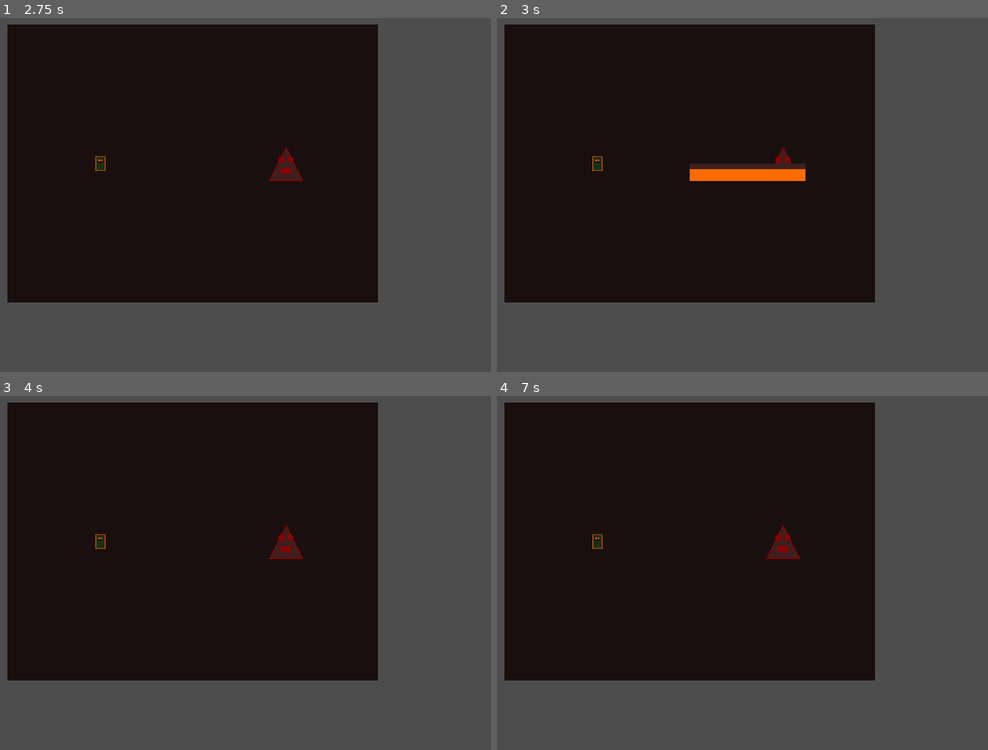
Above: before the commit, frames 1-4 (two rows, left to right).
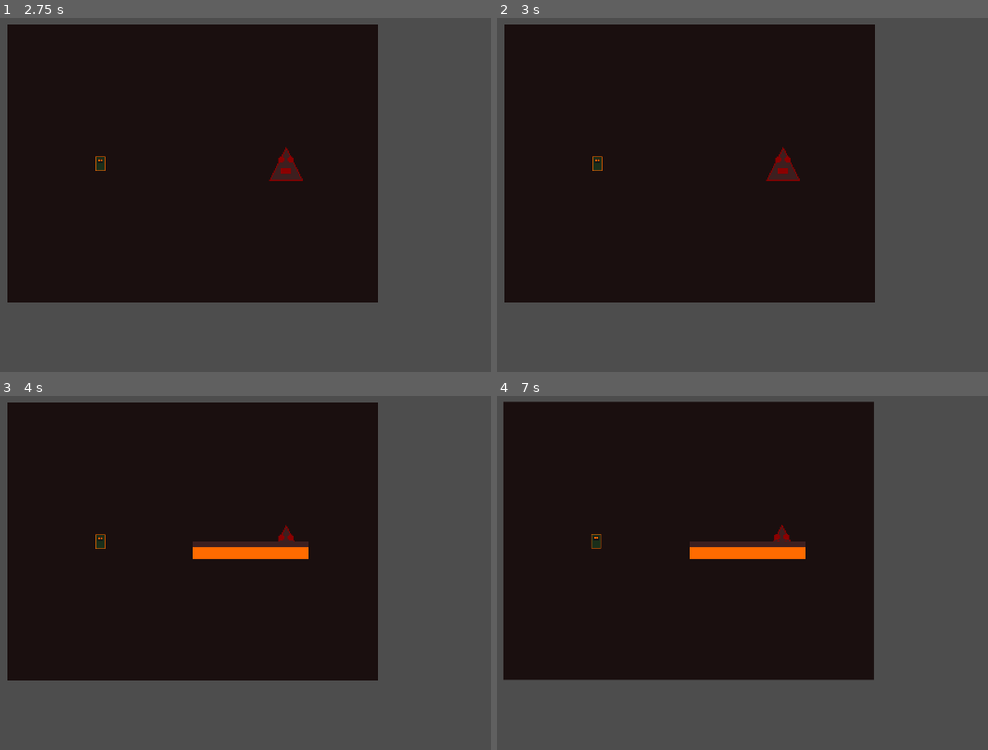
Above: after the commit, the same moments.

Repository: baltazarparra/darkgrid
Game: Godot game, scene res://scenes/exploration/exploration.tscn
Two runs of this game, one before a commit and one after it. Both use one fixed random seed, a clock stepped at 60 frames per second and the inputs below.
Inputs (mouse positions are in pixels of both pictures, inside the frame that each line leads up to):
- Up to frame 1 (2.75 s): tap Enter (ui_accept) at 0.5, 0.77, 1.25, 2 s; move the mouse to (353, 141) at 0.52 s; hold Right (ui_right) 0.53-1.25 s; hold Shift 0.53-1.25 s; click (353, 141) at 0.67 s; drag from (44, 184) to (157, 248) at 1.27 s; move the mouse to (265, 71) at 2.02 s; hold Right (ui_right) from 2.03 s (still down); tap Ctrl at 2.1 s
- Up to frame 2 (3 s): release Right (ui_right) at 2.75 s; tap Enter (ui_accept) at 2.75 s; drag from (654, 248) to (outside the picture) at 2.77 s
- Up to frame 3 (4 s): tap Enter (ui_accept) at 3.5, 3.77 s; move the mouse to (417, 604) at 3.52 s; hold Left (ui_left) from 3.53 s (still down); tap Alt at 3.6 s
- Up to frame 4 (7 s): release Left (ui_left) at 4.25 s; drag from (outside the picture) to (580, 438) at 4.27 s; tap Enter (ui_accept) at 5, 6.77 s; move the mouse to (727, 541) at 5.02 s; hold Down (ui_down) 5.03-5.75 s; hold Shift 5.03-5.75 s; click (727, 541) at 5.17 s; drag from (580, 438) to (541, 562) at 5.77 s; move the mouse to (850, 519) at 6.52 s; hold Up (ui_up) from 6.53 s (still down); tap Ctrl at 6.6 s

Frame 1 is identical in both runs. In frame 2, 1.1% of the frame differs, in the area x 39-63%, y 41-47%; in frame 3, 1.1%; in frame 4, 1.9%, in the area x 1-77%, y 1-81%.

Commit message:
fase-3-wave-1: enemy state machine + attack pattern resource
- AttackPattern (Resource) com durações de ciclo + campos multi-strike
- EnemyStateMachine (IDLE→WIND_UP→ATTACK→COOLDOWN), cede turno via pattern_finished
- Criatura expõe state_machine + attack_pattern
- ArenaManager refatorado: remove _windup_timer, dirige inimigo por sinais
- enemy_scene (genérico) + GameState.next_enemy_scene para Fase 4
- 4 testes GUT novos (20/20 passando)

Co-Authored-By: Claude Opus 4.8 <noreply@anthropic.com>

Diff:
--- /dev/null
+++ b/resources/attack_patterns/criatura_pattern.tres
@@ -0,0 +1,13 @@
+[gd_resource type="Resource" script_class="AttackPattern" load_steps=2 format=3 uid="uid://criatura_pattern"]
+
+[ext_resource type="Script" path="res://scripts/entities/attack_pattern.gd" id="1_pattern"]
+
+[resource]
+script = ExtResource("1_pattern")
+idle_duration = 0.3
+wind_up_duration = 0.5
+attack_duration = 1.0
+cooldown_duration = 2.0
+damage_multiplier = 1.0
+strike_count = 1
+strike_delay = 0.4
--- a/scenes/arena/arena.tscn
+++ b/scenes/arena/arena.tscn
@@ -10,7 +10,7 @@
 [node name="Arena" type="Node2D"]
 script = ExtResource("1_manager")
 caipora_combat_scene = ExtResource("2_caipora")
-criatura_scene = ExtResource("3_criatura")
+enemy_scene = ExtResource("3_criatura")
 
 [node name="Background" type="ColorRect" parent="."]
 offset_right = 640.0
--- a/scenes/arena/criatura.tscn
+++ b/scenes/arena/criatura.tscn
@@ -1,8 +1,10 @@
-[gd_scene load_steps=5 format=3 uid="uid://criatura_arena"]
+[gd_scene load_steps=7 format=3 uid="uid://criatura_arena"]
 
 [ext_resource type="Script" path="res://scripts/entities/criatura.gd" id="1_script"]
 [ext_resource type="SpriteFrames" path="res://assets/sprites/criatura_sprite_frames.tres" id="2_frames"]
 [ext_resource type="Script" path="res://scripts/shared/health_component.gd" id="3_health"]
+[ext_resource type="Script" path="res://scripts/entities/enemy_state_machine.gd" id="4_sm"]
+[ext_resource type="AttackPattern" path="res://resources/attack_patterns/criatura_pattern.tres" id="5_pattern"]
 
 [sub_resource type="RectangleShape2D" id="RectangleShape2D_64x64"]
 size = Vector2(64, 64)
@@ -10,6 +12,7 @@
 [node name="Criatura" type="CharacterBody2D"]
 script = ExtResource("1_script")
 base_attack_damage = 12
+attack_pattern = ExtResource("5_pattern")
 
 [node name="AnimatedSprite2D" type="AnimatedSprite2D" parent="."]
 sprite_frames = ExtResource("2_frames")
@@ -22,3 +25,6 @@
 [node name="HealthComponent" type="Node" parent="."]
 script = ExtResource("3_health")
 max_health = 80
+
+[node name="EnemyStateMachine" type="Node" parent="."]
+script = ExtResource("4_sm")
--- a/scripts/arena/arena_manager.gd
+++ b/scripts/arena/arena_manager.gd
@@ -2,28 +2,23 @@
 extends Node2D
 
 @export var caipora_combat_scene: PackedScene
-@export var criatura_scene: PackedScene
+## Cena do inimigo. Default = Criatura; pode ser trocada por Boss (ou qualquer
+## CombatActor com EnemyStateMachine) sem o ArenaManager conhecer a classe.
+@export var enemy_scene: PackedScene
 
 var _caipora: CombatActor
-var _criatura: CombatActor
+var _enemy: Criatura
 var _timing_system: TimingSystem
 var _timing_cue: TimingCue
 var _feedback: FeedbackSystem
-var _windup_timer: Timer
 
 func _ready() -> void:
 	_timing_system = $TimingSystem
 	_timing_cue = $TimingCue
 	_feedback = $FeedbackSystem
 
-	_windup_timer = Timer.new()
-	_windup_timer.one_shot = true
-	_windup_timer.wait_time = 0.5
-	_windup_timer.timeout.connect(_on_windup_finished)
-	add_child(_windup_timer)
-
 	_spawn_caipora()
-	_spawn_criatura()
+	_spawn_enemy()
 	_start_caipora_turn()
 
 func _spawn_caipora() -> void:
@@ -35,18 +30,28 @@
 	add_child(_caipora)
 	_caipora.health.died.connect(_on_actor_died.bind(_caipora))
 
-func _spawn_criatura() -> void:
-	if criatura_scene == null:
-		push_error("ArenaManager: criatura_scene não atribuído")
+func _spawn_enemy() -> void:
+	# GameState pode definir o inimigo do próximo combate (ex: hub na Fase 4).
+	var scene := enemy_scene
+	if GameState.next_enemy_scene != null:
+		scene = GameState.next_enemy_scene
+		GameState.next_enemy_scene = null
+	if scene == null:
+		push_error("ArenaManager: enemy_scene não atribuído")
 		return
-	_criatura = criatura_scene.instantiate()
-	_criatura.position = Vector2(480, 240)
-	add_child(_criatura)
-	_criatura.health.died.connect(_on_actor_died.bind(_criatura))
+	_enemy = scene.instantiate()
+	_enemy.position = Vector2(480, 240)
+	add_child(_enemy)
+	_enemy.health.died.connect(_on_actor_died.bind(_enemy))
+	_enemy.state_machine.attack_started.connect(_on_enemy_attack_started)
+	_enemy.state_machine.pattern_finished.connect(_on_enemy_pattern_finished)
+
+func _both_alive() -> bool:
+	return _caipora.health.is_alive() and _enemy.health.is_alive()
 
 # ─── Turno da Caipora (Ataque) ─────────────────────
 func _start_caipora_turn() -> void:
-	if not _caipora.health.is_alive() or not _criatura.health.is_alive():
+	if not _both_alive():
 		return
 	_timing_system.timing_result.connect(_on_attack_timing_result)
 	_timing_cue.show_cue(1.5)
@@ -62,25 +67,27 @@
 		_feedback.trigger_screenshake(5.0, 0.2)
 
 	var damage := _caipora.execute_attack(is_critical)
-	_criatura.take_damage(damage)
-	_feedback.spawn_impact_particles(_criatura.position)
+	_enemy.take_damage(damage)
+	_feedback.spawn_impact_particles(_enemy.position)
 
-	if _criatura.health.is_alive():
+	if _enemy.health.is_alive():
 		await get_tree().create_timer(_caipora.attack_cooldown).timeout
-		_start_creature_turn()
+		_start_enemy_turn()
 
-# ─── Turno da Criatura (Defesa) ────────────────────
-func _start_creature_turn() -> void:
-	if not _caipora.health.is_alive() or not _criatura.health.is_alive():
+# ─── Turno do Inimigo (Defesa) ─────────────────────
+# A cadência (wind-up, golpes, cooldown) é dirigida pela EnemyStateMachine.
+func _start_enemy_turn() -> void:
+	if not _both_alive():
 		return
-	_windup_timer.start()
+	_enemy.state_machine.start_pattern(_enemy.attack_pattern)
 
-func _on_windup_finished() -> void:
-	if not _caipora.health.is_alive() or not _criatura.health.is_alive():
+func _on_enemy_attack_started() -> void:
+	if not _both_alive():
 		return
+	var window := _enemy.attack_pattern.attack_duration
 	_timing_system.timing_result.connect(_on_defense_timing_result)
-	_timing_cue.show_cue(1.0)
-	_timing_system.open_window(1.0, 0.4, 0.6)
+	_timing_cue.show_cue(window)
+	_timing_system.open_window(window, 0.4, 0.6)
 
 func _on_defense_timing_result(result: TimingSystem.TimingResult) -> void:
 	_timing_system.timing_result.disconnect(_on_defense_timing_result)
@@ -88,22 +95,24 @@
 	if result == TimingSystem.TimingResult.PERFECT:
 		_caipora.dodge_performed.emit()
 		var counter_damage := _caipora.execute_attack(true, Constants.DAMAGE_COUNTER_MULTIPLIER)
-		_criatura.take_damage(counter_damage)
+		_enemy.take_damage(counter_damage)
 		_feedback.trigger_screenshake(10.0, 0.35)
-		_feedback.spawn_impact_particles(_criatura.position)
+		_feedback.spawn_impact_particles(_enemy.position)
 	else:
-		var damage := _criatura.execute_attack(false)
+		var damage := _enemy.execute_attack(false)
 		_caipora.take_damage(damage)
 		_feedback.trigger_screenshake(8.0, 0.3)
 		_feedback.spawn_impact_particles(_caipora.position)
 
-	if _caipora.health.is_alive():
-		await get_tree().create_timer(_criatura.attack_cooldown).timeout
+func _on_enemy_pattern_finished() -> void:
+	if _both_alive():
 		_start_caipora_turn()
 
 # ─── Morte ─────────────────────────────────────────
 func _on_actor_died(actor: CombatActor) -> void:
-	var caipora_won := actor == _criatura
+	var caipora_won := actor == _enemy
+	if _enemy != null and is_instance_valid(_enemy):
+		_enemy.state_machine.stop()
 	_feedback.trigger_screenshake(20.0, 0.6)
 	_feedback.spawn_impact_particles(actor.position)
 
--- a/scripts/core/game_state.gd
+++ b/scripts/core/game_state.gd
@@ -6,6 +6,10 @@
 # ─── State ─────────────────────────────────────────
 var current_screen: SignalBus.Screen = SignalBus.Screen.MAIN_MENU
 var is_paused: bool = false
+
+# Inimigo do próximo combate. Se != null, o ArenaManager o usa e reseta.
+# Ponto único para a Fase 4 (hub) escolher encontros (ex: Boss).
+var next_enemy_scene: PackedScene = null
 
 # ─── Lifecycle ─────────────────────────────────────
 func _ready() -> void:
--- /dev/null
+++ b/scripts/entities/attack_pattern.gd
@@ -0,0 +1,17 @@
+class_name AttackPattern
+extends Resource
+
+## Dado puro que descreve o ritmo de ataque de um inimigo.
+## Salvo como .tres e consumido pela EnemyStateMachine — permite criar novos
+## padrões (Criatura, Boss, futuros inimigos) sem tocar em código.
+
+@export var idle_duration: float = 0.3
+@export var wind_up_duration: float = 0.5
+@export var attack_duration: float = 1.0
+@export var cooldown_duration: float = 2.0
+@export var damage_multiplier: float = 1.0
+
+## Multi-strike (Boss): número de golpes consecutivos por pattern.
+@export var strike_count: int = 1
+## Telegraph mais curto usado entre golpes consecutivos (golpes 2..N).
+@export var strike_delay: float = 0.4
--- a/scripts/entities/criatura.gd
+++ b/scripts/entities/criatura.gd
@@ -1,5 +1,12 @@
 class_name Criatura
 extends CombatActor
+
+## Inimigo da arena. Possui uma EnemyStateMachine (nó filho) que dirige seu
+## ciclo de ataque a partir de um AttackPattern. O ArenaManager apenas escuta.
+
+@export var attack_pattern: AttackPattern
+
+@onready var state_machine: EnemyStateMachine = $EnemyStateMachine
 
 func _ready() -> void:
 	super._ready()
@@ -8,3 +15,6 @@
 
 	if animated_sprite:
 		animated_sprite.scale = Vector2(2, 2)
+
+	if attack_pattern == null:
+		attack_pattern = preload("res://resources/attack_patterns/criatura_pattern.tres")
--- /dev/null
+++ b/scripts/entities/enemy_state_machine.gd
@@ -0,0 +1,80 @@
+class_name EnemyStateMachine
+extends Node
+
+## Controla autonomamente o ciclo de combate de um inimigo a partir de um
+## AttackPattern. O ArenaManager apenas escuta sinais — nunca dirige estados.
+##
+## Ciclo de um pattern (não auto-reinicia; cede o turno ao final):
+##   IDLE → WIND_UP → ATTACK → COOLDOWN → (pattern_finished)
+## Com strike_count > 1, após ATTACK volta a WIND_UP até esgotar os golpes.
+
+enum State { IDLE, WIND_UP, ATTACK, COOLDOWN }
+
+signal state_changed(new_state: State)
+signal attack_started
+signal attack_finished
+signal pattern_finished
+
+var _current_state: State = State.IDLE
+var _attack_pattern: AttackPattern
+var _state_timer: Timer
+var _strikes_remaining: int = 0
+
+func _ready() -> void:
+	_state_timer = Timer.new()
+	_state_timer.one_shot = true
+	_state_timer.timeout.connect(_on_state_timer_timeout)
+	add_child(_state_timer)
+
+## Inicia um pattern do zero. Chamado pelo ArenaManager no turno do inimigo.
+func start_pattern(pattern: AttackPattern) -> void:
+	_attack_pattern = pattern
+	_strikes_remaining = maxi(1, pattern.strike_count)
+	_transition_to(State.IDLE)
+
+## Interrompe o pattern imediatamente (ex: inimigo morre durante a sequência).
+func stop() -> void:
+	_state_timer.stop()
+	_current_state = State.IDLE
+
+func get_current_state() -> State:
+	return _current_state
+
+func _transition_to(new_state: State) -> void:
+	_current_state = new_state
+	state_changed.emit(new_state)
+	match new_state:
+		State.IDLE:
+			_start_timer(_attack_pattern.idle_duration)
+		State.WIND_UP:
+			# Golpes de follow-up usam o telegraph curto (strike_delay).
+			var is_first := _strikes_remaining == maxi(1, _attack_pattern.strike_count)
+			var windup: float = _attack_pattern.wind_up_duration if is_first else _attack_pattern.strike_delay
+			_start_timer(windup)
+		State.ATTACK:
+			attack_started.emit()
+			_start_timer(_attack_pattern.attack_duration)
+		State.COOLDOWN:
+			_start_timer(_attack_pattern.cooldown_duration)
+
+func _start_timer(duration: float) -> void:
+	_state_timer.wait_time = maxf(0.01, duration)
+	_state_timer.start()
+
+func _on_state_timer_timeout() -> void:
+	match _current_state:
+		State.IDLE:
+			_transition_to(State.WIND_UP)
+		State.WIND_UP:
+			_transition_to(State.ATTACK)
+		State.ATTACK:
+			attack_finished.emit()
+			_strikes_remaining -= 1
+			if _strikes_remaining > 0:
+				_transition_to(State.WIND_UP)
+			else:
+				_transition_to(State.COOLDOWN)
+		State.COOLDOWN:
+			# Pattern concluído. Não auto-reinicia: cede o turno ao ArenaManager.
+			_current_state = State.IDLE
+			pattern_finished.emit()
--- /dev/null
+++ b/tests/unit/test_enemy_state_machine.gd
@@ -0,0 +1,47 @@
+extends GutTest
+
+var _sm: EnemyStateMachine
+var _pattern: AttackPattern
+
+func before_each():
+    _sm = EnemyStateMachine.new()
+    _pattern = AttackPattern.new()
+    _pattern.idle_duration = 0.1
+    _pattern.wind_up_duration = 0.1
+    _pattern.attack_duration = 0.1
+    _pattern.cooldown_duration = 0.1
+    _pattern.strike_delay = 0.1
+    add_child_autofree(_sm)
+
+func test_idle_to_windup_transition():
+    _sm.start_pattern(_pattern)
+    var state: Array = [EnemyStateMachine.State.IDLE]
+    _sm.state_changed.connect(func(s): state[0] = s)
+    await get_tree().create_timer(0.15).timeout
+    assert_eq(state[0], EnemyStateMachine.State.WIND_UP)
+
+func test_full_cycle_idle_windup_attack_cooldown():
+    _sm.start_pattern(_pattern)
+    var states: Array = []
+    _sm.state_changed.connect(func(s): states.append(s))
+    await get_tree().create_timer(0.45).timeout
+    assert_eq(states.size(), 3)
+    assert_eq(states[0], EnemyStateMachine.State.WIND_UP)
+    assert_eq(states[1], EnemyStateMachine.State.ATTACK)
+    assert_eq(states[2], EnemyStateMachine.State.COOLDOWN)
+
+func test_pattern_finished_emitted_after_cooldown():
+    _sm.start_pattern(_pattern)
+    var finished: Array = [false]
+    _sm.pattern_finished.connect(func(): finished[0] = true)
+    await get_tree().create_timer(0.5).timeout
+    assert_true(finished[0])
+
+func test_multi_strike_opens_multiple_attacks():
+    _pattern.strike_count = 3
+    _sm.start_pattern(_pattern)
+    var attacks: Array = [0]
+    _sm.attack_started.connect(func(): attacks[0] += 1)
+    # idle(0.1) + 3x [windup(0.1) + attack(0.1)] + cooldown — folga generosa
+    await get_tree().create_timer(0.9).timeout
+    assert_eq(attacks[0], 3)
Not shown, added: scripts/entities/attack_pattern.gd.uid
Not shown, added: scripts/entities/enemy_state_machine.gd.uid
Not shown, added: tests/unit/test_enemy_state_machine.gd.uid
Not shown, added: tests/unit/test_timing_system.gd.uid
